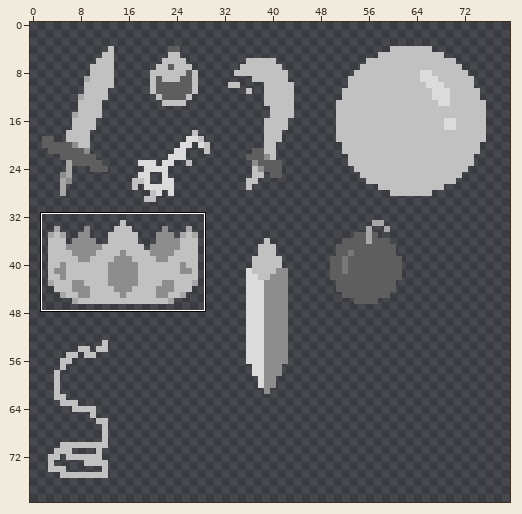
Sprite sheet, stored at assets/images/items.png. Above, an overview of the earlier version with the close-up marked.
Close-up. Before the commit:
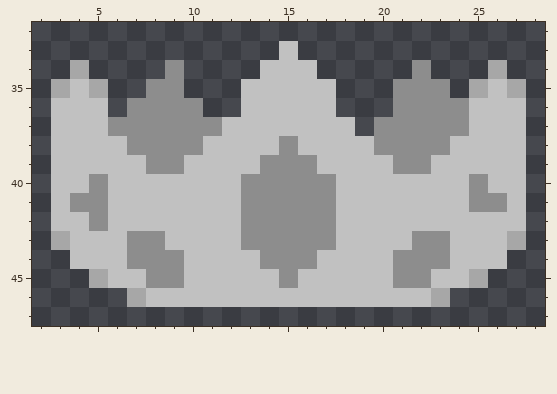
The file is 96x96 pixels. Shown: x 2..28, y 32..47. The wide view leaves out empty margins. The commit also changed other parts of the picture, which this record leaves out.
The result:
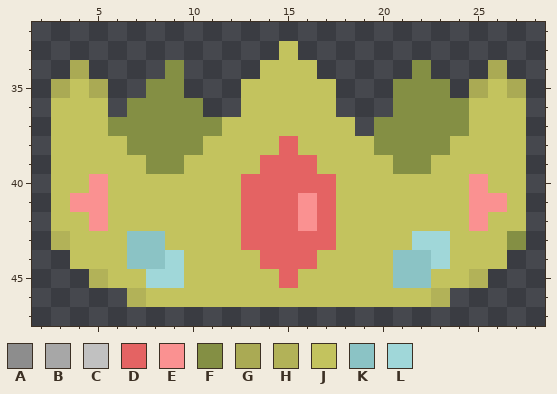
Palette (. is transparent): A #8d8d8d  B #a7a7a7  C #c1c1c1  D #e46363  E #fa9191  F #848f44  G #aaaa54  H #b2b258  J #c3c35e  K #8bc3c5  L #a0d7d9
From old to new:
Changed rows in their new state; - is an unchanged pixel.
first column x 3:
33 ------------J------------
34 -G----F----JJJ-----F---G-
35 GJG--FF---JJJJJ---FFF-GJG
36 JJJ-FFFF--JJJJJ---FFFFJJJ
37 JJJFFFFFFJJJJJJJ-FFFFFJJJ
38 JJJJFFFFJJJJDJJJJFFFFJJJJ
39 JJJJJFFJJJJDDDJJJJFFJJJJJ
40 JJEJJJJJJJDDDDDJJJJJJJEJJ
41 JEEJJJJJJJDDDEDJJJJJJJEEJ
42 JJEJJJJJJJDDDEDJJJJJJJEJJ
43 HJJJKKJJJJDDDDDJJJJLLJJJF
44 -JJJKKLJJJJDDDJJJJKKLJJJ-
45 --HJJLLJJJJJDJJJJJKKJJH--
46 ----HJJJJJJJJJJJJJJJH----
Changed places in both close-ups, as pixel boxes (x1, y1, x2, y2):
changed: (51, 41, 526, 307)
